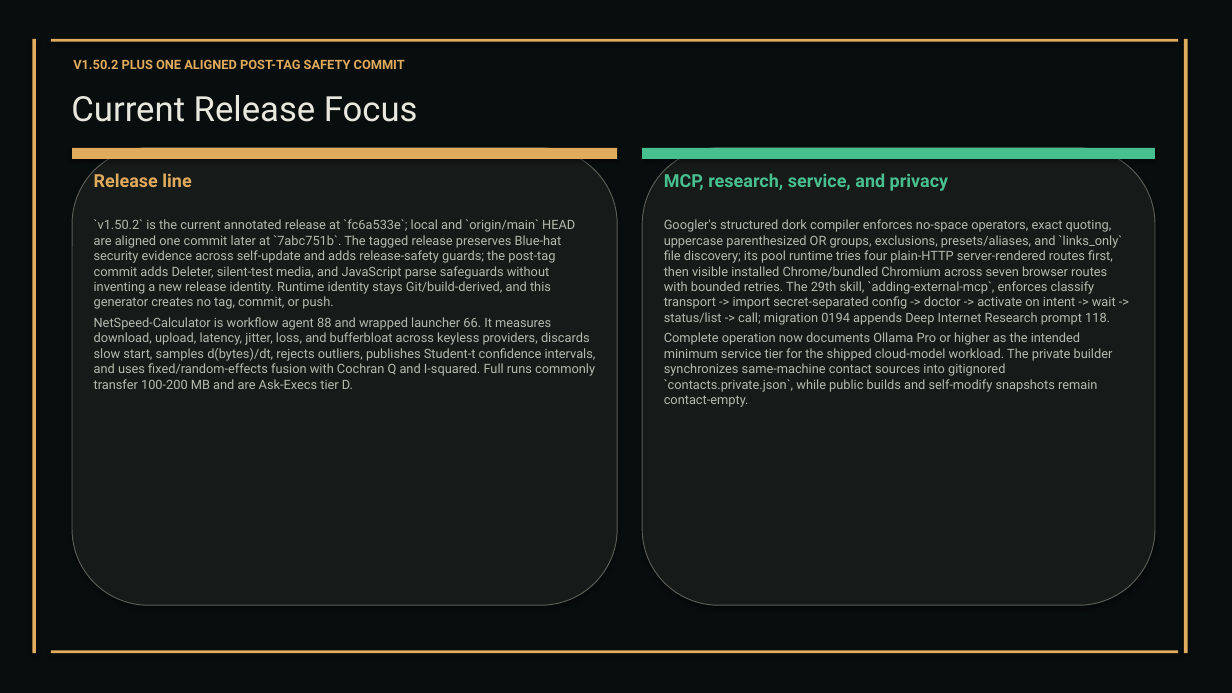
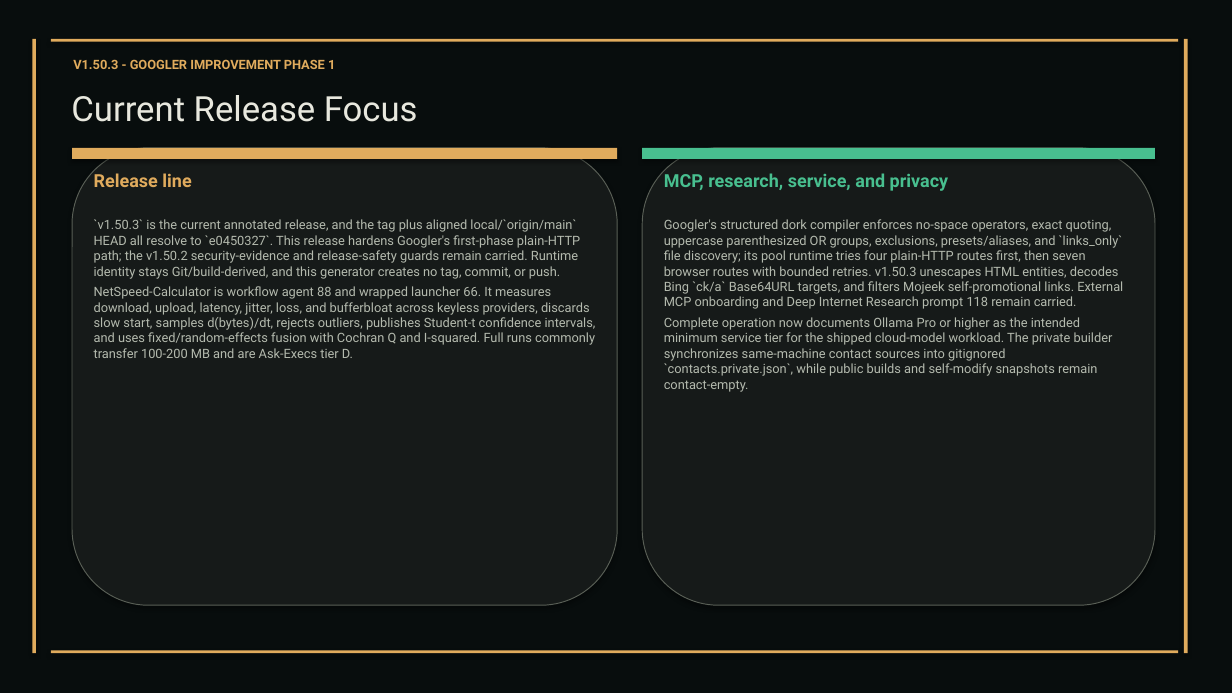
Before and after one commit to XAIHT/Tlamatini, a slide deck: slide 27 of Tlamatini_eXtended_Artificial_Intelligence_Humanly_Tempered.pptx. Drawn at 1232x693 pixels with LibreOffice and Linux fonts; fonts in the diff are those of the drawing. Boxes give left, top, right and bottom in pixels: in the first picture for what was removed or moved away, otherwise in the second. Text is boxed around its words. In the diff, an @@ line names an element or a change of style, - is before the commit and + after.

```diff
--- a/Tlamatini_eXtended_Artificial_Intelligence_Humanly_Tempered.pptx
+++ b/Tlamatini_eXtended_Artificial_Intelligence_Humanly_Tempered.pptx
@@ text at (x1=73, y1=59, x2=335, y2=69): text changed @@
-V1.50.2 PLUS ONE ALIGNED POST-TAG SAFETY COMMIT
+V1.50.3 - GOOGLER IMPROVEMENT PHASE 1
@@ text at (x1=94, y1=219, x2=580, y2=279): text changed @@
-`v1.50.2` is the current annotated release at `fc6a533e`; local and `origin/main` HEAD are aligned one commit later at `7abc751b`. The tagged release preserves Blue-hat security evidence across self-update and adds release-safety guards; the post-tag commit adds Deleter, silent-test media, and JavaScript parse safeguards without inventing a new release identity. Runtime identity stays Git/build-derived, and this generator creates no tag, commit, or push.
+`v1.50.3` is the current annotated release, and the tag plus aligned local/`origin/main` HEAD all resolve to `e0450327`. This release hardens Googler's first-phase plain-HTTP path; the v1.50.2 security-evidence and release-safety guards remain carried. Runtime identity stays Git/build-derived, and this generator creates no tag, commit, or push.
@@ text at (x1=664, y1=219, x2=1123, y2=309): text changed @@
-Googler's structured dork compiler enforces no-space operators, exact quoting, uppercase parenthesized OR groups, exclusions, presets/aliases, and `links_only` file discovery; its pool runtime tries four plain-HTTP server-rendered routes first, then visible installed Chrome/bundled Chromium across seven browser routes with bounded retries. The 29th skill, `adding-external-mcp`, enforces classify transport -> import secret-separated config -> doctor -> activate on intent -> wait -> status/list -> call; migration 0194 appends Deep Internet Research prompt 118.
+Googler's structured dork compiler enforces no-space operators, exact quoting, uppercase parenthesized OR groups, exclusions, presets/aliases, and `links_only` file discovery; its pool runtime tries four plain-HTTP routes first, then seven browser routes with bounded retries. v1.50.3 unescapes HTML entities, decodes Bing `ck/a` Base64URL targets, and filters Mojeek self-promotional links. External MCP onboarding and Deep Internet Research prompt 118 remain carried.
```
Also in this commit, not shown: 19 other slides changed, 1 slide removed, 10 other files.
